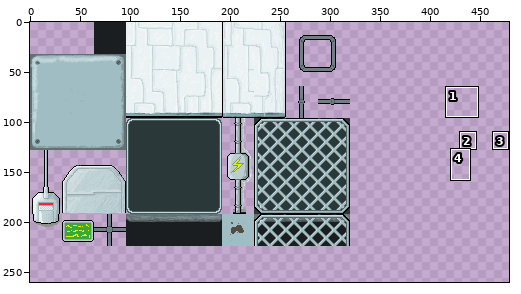
One commit to this sprite sheet: bin/Images/Tilesets/Metal.png. Above: a wide view before the commit, with the close-up outlined.
Close-up. First the earlier version:
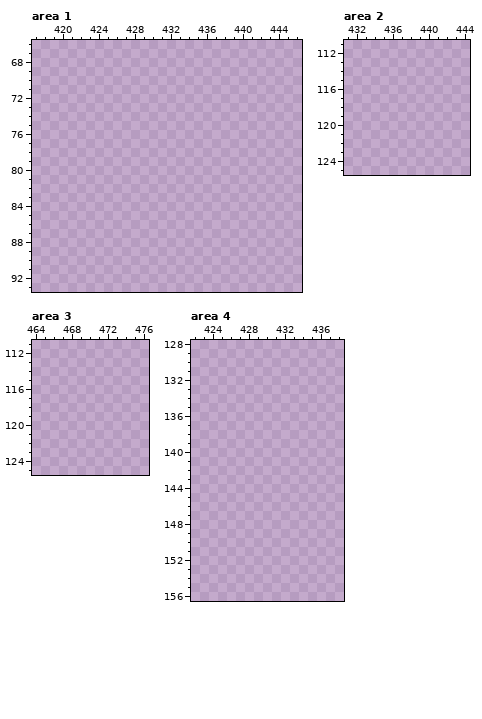
The file is 512x512 pixels. Pixels under 10% opacity are left out. Colours within 5 levels of each other are drawn and written as one. Shown: area 1: x 417..446, y 66..93; area 2: x 431..444, y 111..125; area 3: x 464..476, y 111..125; area 4: x 422..438, y 128..156. The wide view leaves out empty margins. The commit also changed other parts of the picture, which this record leaves out.
The result:
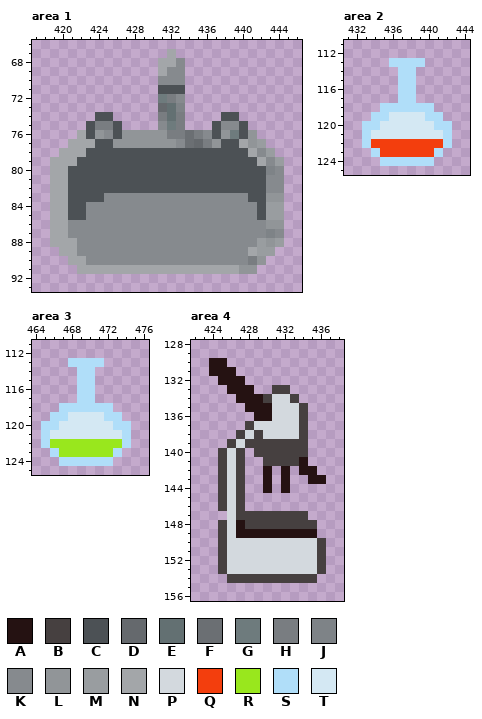
Palette (. is transparent): A #251212  B #464040  C #4c5155  D #65696d  E #637072  F #6b6f73  G #6e7b7d  H #797d81  J #7e8387  K #868a8e  L #919598  M #999da0  N #a3a6a9  P #d3d9de  Q #f33e0d  R #99e71d  S #b0def9  T #d4e8f3
The exact change:
Area 1:
y 67: x 432 . -> N
y 68: x 431..433 ... -> NNK
y 69: x 431..433 ... -> NKK
y 70: x 431..433 ... -> KKK
y 71: x 431..433 ... -> CCC
y 72: x 431..433 ... -> GHK
y 73: x 431..433 ... -> DEJ
y 74: x 424..425 .. -> CC; x 431..433 ... -> HEH; x 438..439 .. -> CC
y 75: x 423..426 .... -> CHHC; x 431..433 ... -> KGH; x 437..440 .... -> CKKC
y 76: x 422..441 .................... -> NCLKCLLLLLHHFHKCLGCL
y 77: x 421..442 ...................... -> NNNCCLLLLLLLKFDHLCCNLM
y 78: x 420..443 ........................ -> NNNCCCCCCCCCCCCCCCCCCNKM
y 79: x 419..444 .......................... -> NNNCCCCCCCCCCCCCCCCCCCCNKM
y 80: x 419..444 .......................... -> NNCCCCCCCCCCCCCCCCCCCCCCJK
y 81..82: x 419..444 .......................... -> NNCCCCCCCCCCCCCCCCCCCCCCKK
y 83: x 419..444 .......................... -> NNCCCCKKKKKKKKKKKKKKKKCCLL
y 84..85: x 419..444 .......................... -> NNCCKKKKKKKKKKKKKKKKKKKCMM
y 86: x 419..444 .......................... -> NNKKKKKKKKKKKKKKKKKKKKKKLL
y 87: x 419..444 .......................... -> NNKKKKKKKKKKKKKKKKKKKKKKJK
y 88: x 419..444 .......................... -> NNNKKKKKKKKKKKKKKKKKKKKMLM
y 89: x 420..443 ........................ -> NNKKKKKKKKKKKKKKKKKKKNMM
y 90: x 421..442 ...................... -> NNKKKKKKKKKKKKKKKKKKHL
y 91: x 422..441 .................... -> NNNNNNNNNNNNNNNNNNLL
Area 2:
y 113: x 436..439 .... -> SSSS
y 114..117: x 437..438 .. -> SS
y 118: x 435..440 ...... -> SSSSSS
y 119: x 434..441 ........ -> SSTTTTSS
y 120: x 433..442 .......... -> SSTTTTTTSS
y 121: x 433..442 .......... -> STTTTTTTTS
y 122: x 433..442 .......... -> SQQQQQQQQS
y 123: x 434..441 ........ -> SQQQQQQS
y 124: x 435..440 ...... -> SSSSSS
Area 3:
y 113: x 468..471 .... -> SSSS
y 114..117: x 469..470 .. -> SS
y 118: x 467..472 ...... -> SSSSSS
y 119: x 466..473 ........ -> SSTTTTSS
y 120: x 465..474 .......... -> SSTTTTTTSS
y 121: x 465..474 .......... -> STTTTTTTTS
y 122: x 465..474 .......... -> SRRRRRRRRS
y 123: x 466..473 ........ -> SRRRRRRS
y 124: x 467..472 ...... -> SSSSSS
Area 4:
y 130: x 424..425 .. -> AA
y 131: x 424..426 ... -> AAA
y 132: x 425..427 ... -> AAA
y 133: x 426..428 ... -> AAA; x 431..432 .. -> BB
y 134: x 427..433 ....... -> AAABPPB
y 135: x 428..434 ....... -> AAAPPPB
y 136: x 429..434 ...... -> AAPPPB
y 137: x 428..434 ....... -> BPPPPPB
y 138: x 427..434 ........ -> BPBPPPPB
y 139: x 426..434 ......... -> BPBBBBBBB
y 140: x 425..427 ... -> BPB; x 429..434 ...... -> BBBBBB
y 141: x 425..427 ... -> BPB; x 430..434 ..... -> BBBBA
y 142: x 425..427 ... -> BPB; x 430 . -> A; x 432 . -> A; x 434..435 .. -> AA
y 143: x 425..427 ... -> BPB; x 430 . -> A; x 432 . -> A; x 435..436 .. -> AA
y 144: x 425..427 ... -> BPB; x 430 . -> A; x 432 . -> A
y 145..146: x 425..427 ... -> BPB
y 147: x 426..434 ......... -> PBBBBBBBB
y 148: x 425..435 ........... -> BPABBBBBBBB
y 149: x 425..435 ........... -> BPAAAAAAAAA
y 150..153: x 425..436 ............ -> BPPPPPPPPPPB
y 154: x 426..435 .......... -> BBBBBBBBBB
Boxes around the changes in both close-ups, in picture pixels (x1, y1, x2, y2):
added: (50, 49, 284, 274)
added: (362, 58, 452, 166)
added: (41, 358, 131, 466)
added: (209, 358, 326, 583)
